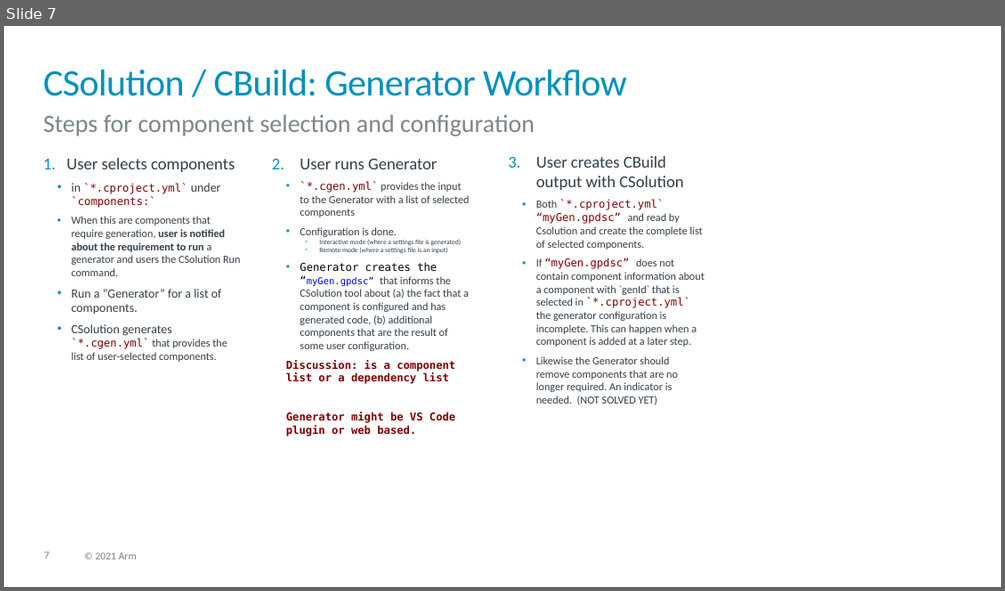
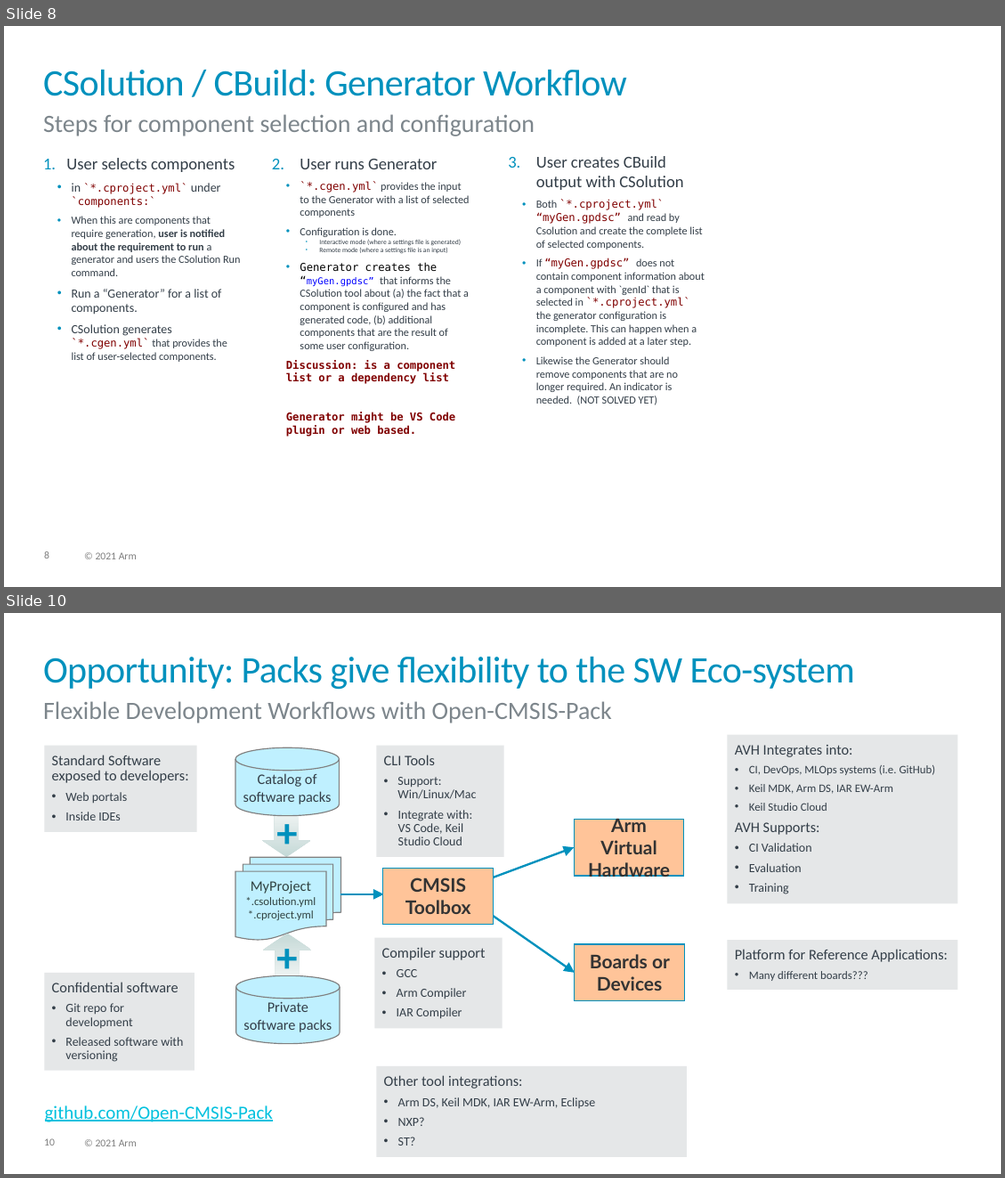
Before and after one commit to Open-CMSIS-Pack/devtools, a slide deck: tools/projmgr/docs/Manual/images/overview.pptx. Shown one above the other, each under a label of ours: slide 7 before the commit, slides 8 and 10 after it; the slides between them are not shown. The pictures are 1005x591 and 1005x1178 pixels, drawn with LibreOffice and Linux fonts; fonts in the diff are those of the drawing. Boxes give left, top, right and bottom in pixels: in the first picture for what was removed or moved away, otherwise in the second. Text is boxed around its words. In the diff, an @@ line names an element or a change of style, - is before the commit and + after.

```diff
--- a/tools/projmgr/docs/Manual/images/overview.pptx
+++ b/tools/projmgr/docs/Manual/images/overview.pptx
@@ slide 10 added at (4, 613, 1001, 1174), background #FFFFFF; not listed: 2 template elements that a slide beside it also shows @@
@@ title added at (43, 657, 855, 690), 36 pt, text #0091BD @@
+Opportunity: Packs give flexibility to the SW Eco-system
@@ text added at (43, 701, 612, 723), 24 pt, text #7D868C @@
+Flexible Development Workflows with Open-CMSIS-Pack
@@ rectangle added at (44, 746, 197, 832), fill #E5E7E8, 14 pt, text #333E48 @@
+Standard Software exposed to developers:
+• Web portals
+• Inside IDEs
@@ rectangle added at (376, 746, 504, 857), fill #E5E7E8, 12 pt, text #333E48 @@
+CLI Tools
+• Support: Win/Linux/Mac
+• Integrate with:
+  VS Code, Keil Studio Cloud
@@ rectangle added at (727, 735, 957, 904), fill #E5E7E8, 11 pt, text #333E48 @@
+AVH Integrates into:
+• CI, DevOps, MLOps systems (i.e. GitHub)
+• Keil MDK, Arm DS, IAR EW-Arm
+• Keil Studio Cloud
+AVH Supports:
+• CI Validation
+• Evaluation
+• Training
@@ cylinder added at (235, 747, 339, 816), fill #BFF0FF, outline #808080 1 pt, 14 pt, text #333E48 @@
+Catalog of software packs
@@ down arrow added at (263, 815, 310, 857), fill gradient #C4D9D6 to #D9E6E4 to #ECF2F1 @@
@@ text added at (277, 811, 295, 858), 40 pt, text #0091BD, bold @@
++
@@ rectangle added at (574, 819, 684, 876), fill #FFC499, outline #0091BD 1 pt, 18 pt, text #333333, bold @@
+Arm Virtual Hardware
@@ arrow added from (481, 882) to (574, 847), #0091BD 2 pt @@
@@ flow chart multidocument added at (235, 858, 341, 941), fill #BFF0FF, outline #808080 1 pt, 11 pt, text #314341 @@
+MyProject
+*.csolution.yml
+*.cproject.yml
@@ rectangle added at (383, 868, 493, 925), fill #FFC499, outline #0091BD 1 pt, 18 pt, text #333333, bold @@
+CMSIS Toolbox
@@ arrow added from (340, 894) to (384, 894), #0091BD 2 pt @@
@@ arrow added from (486, 911) to (574, 973), #0091BD 2 pt @@
@@ down arrow added at (264, 933, 311, 975), fill gradient #C4D9D6 to #D9E6E4 to #ECF2F1 @@
@@ text added at (277, 936, 295, 981), 40 pt, text #0091BD, bold @@
++
@@ rectangle added at (375, 938, 502, 1028), fill #E5E7E8, 12 pt, text #333E48 @@
+Compiler support
+• GCC
+• Arm Compiler
+• IAR Compiler
@@ rectangle added at (574, 944, 685, 1001), fill #FFC499, outline #0091BD 1 pt, 18 pt, text #333333, bold @@
+Boards or Devices
@@ rectangle added at (727, 940, 957, 989), fill #E5E7E8, 14 pt, text #333E48 @@
+Platform for Reference Applications:
+• Many different boards???
@@ rectangle added at (44, 973, 194, 1070), fill #E5E7E8, 12 pt, text #333E48 @@
+Confidential software
+• Git repo for development
+• Released software with versioning
@@ cylinder added at (235, 976, 339, 1044), fill #BFF0FF, outline #808080 1 pt, 14 pt, text #333E48 @@
+Private
+software packs
@@ rectangle added at (376, 1066, 687, 1157), fill #E5E7E8, 12 pt, text #333E48 @@
+Other tool integrations:
+• Arm DS, Keil MDK, IAR EW-Arm, Eclipse
+• NXP?
+• ST?
@@ text added at (45, 1105, 273, 1122), 18 pt, text #00C1DE, underline @@
+github.com/Open-CMSIS-Pack
@@ what was slide 7 is now slide 8 @@
@@ page number at (44, 551, 49, 558): text changed @@
-7
+8
```
Also in this commit, not shown: 2 other slides added, 4 other files.
